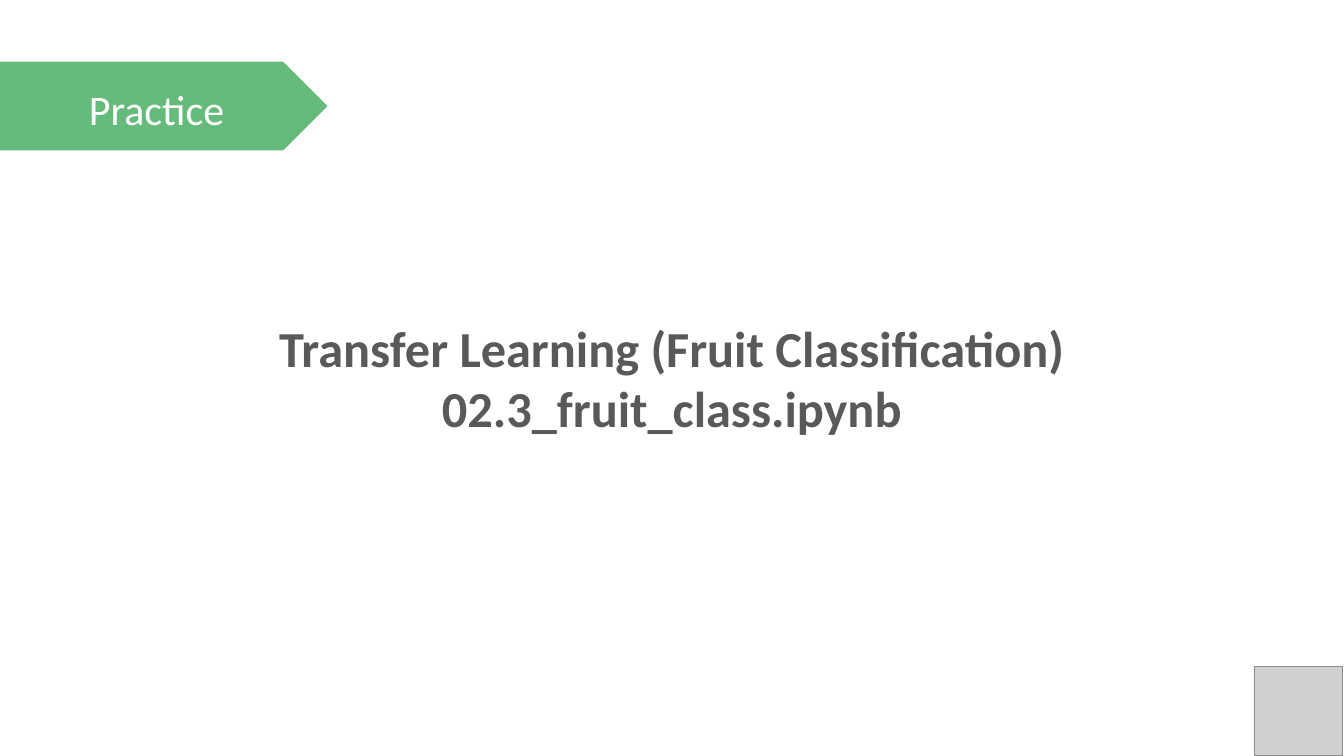
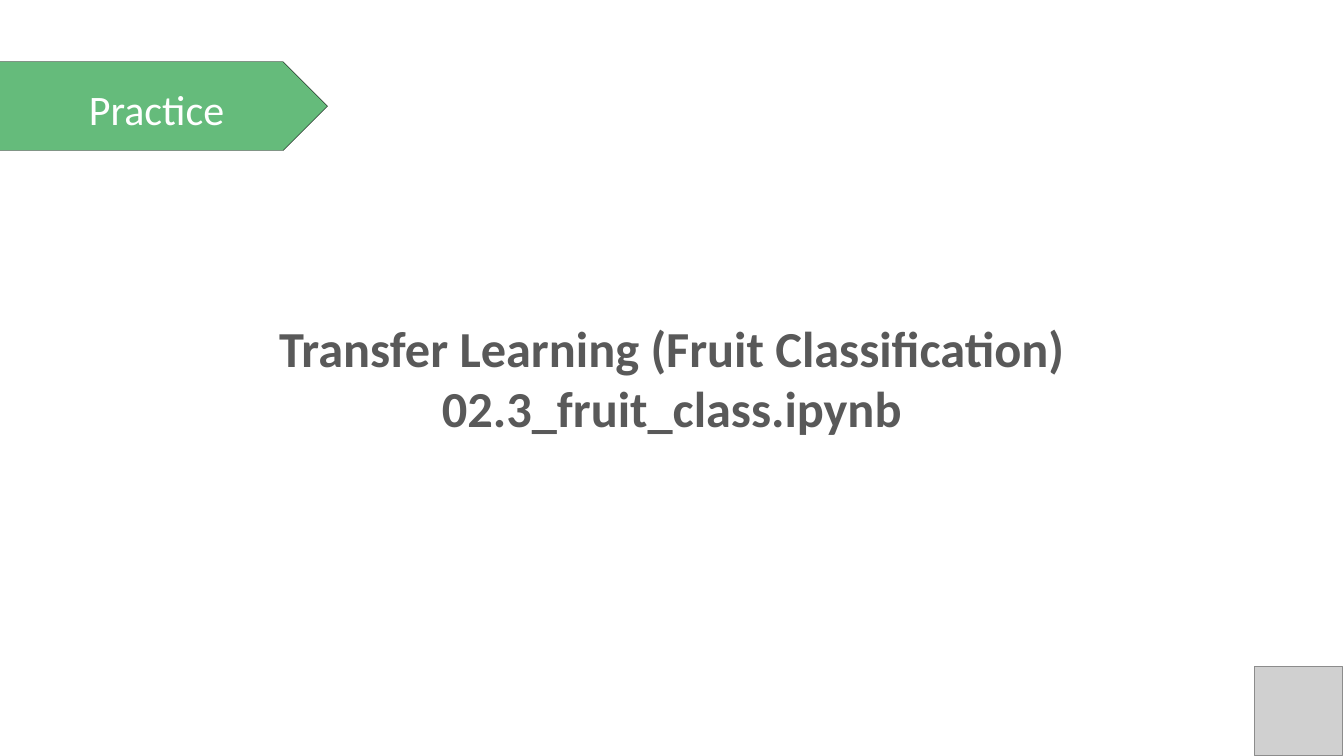
Before and after one commit to PracticumAI/transfer, a slide deck: slide 15 of presentations/02_transfer_learn.pptx. Drawn at 1344x756 pixels with LibreOffice and Linux fonts; fonts in the diff are those of the drawing; grey boxes stand for pictures. Boxes give left, top, right and bottom in pixels: in the first picture for what was removed or moved away, otherwise in the second. Text is boxed around its words. In the diff, an @@ line names an element or a change of style, - is before the commit and + after.

Commit message:
Update transfer_learn.pptx to new color palette.

```diff
--- a/presentations/02_transfer_learn.pptx
+++ b/presentations/02_transfer_learn.pptx
@@ pentagon arrow at <box>0,62,328,150</box>: outline none to #000000 0.25 pt @@
```
Also in this commit, not shown: 11 other slides changed, 2 slides added.
